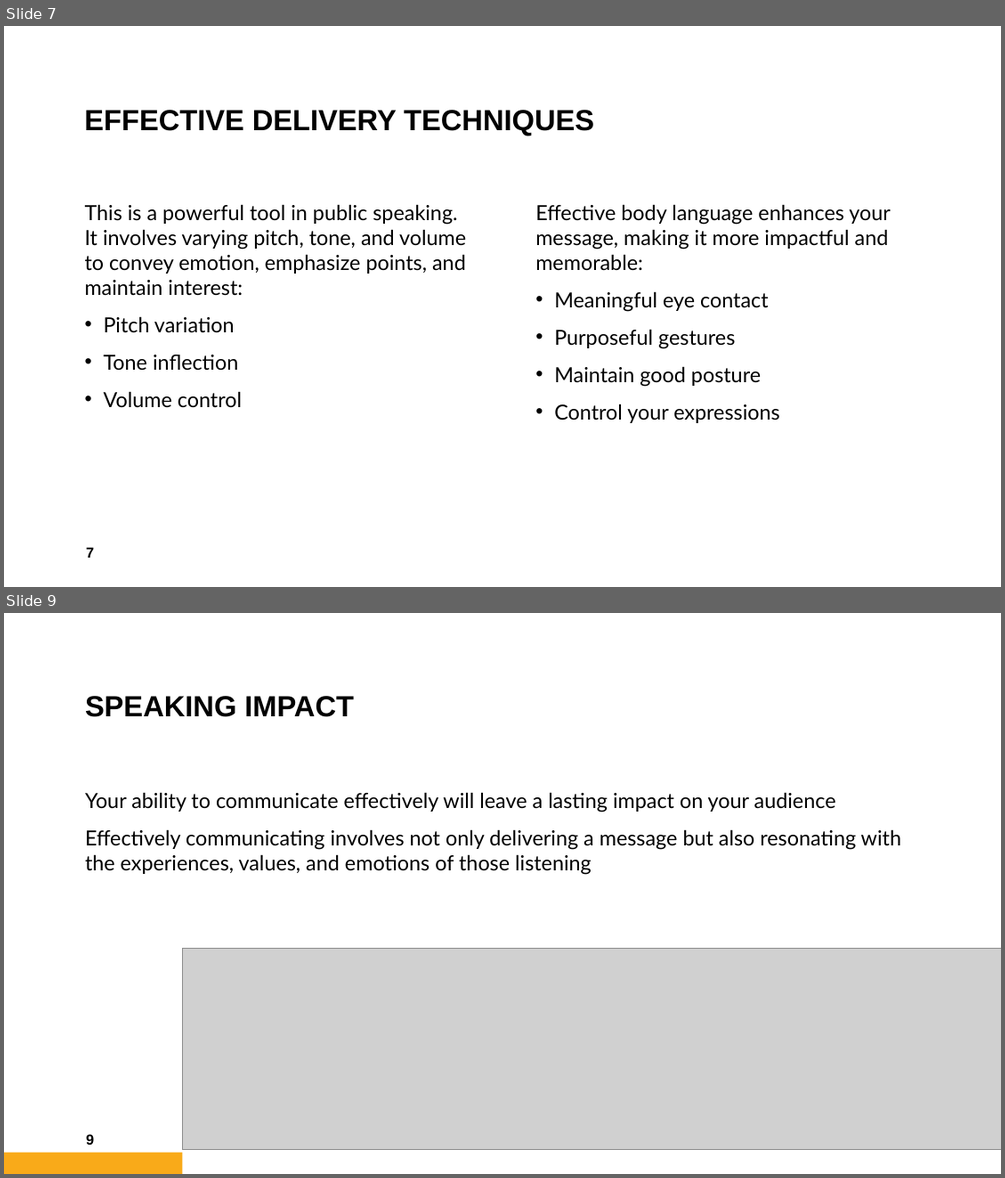
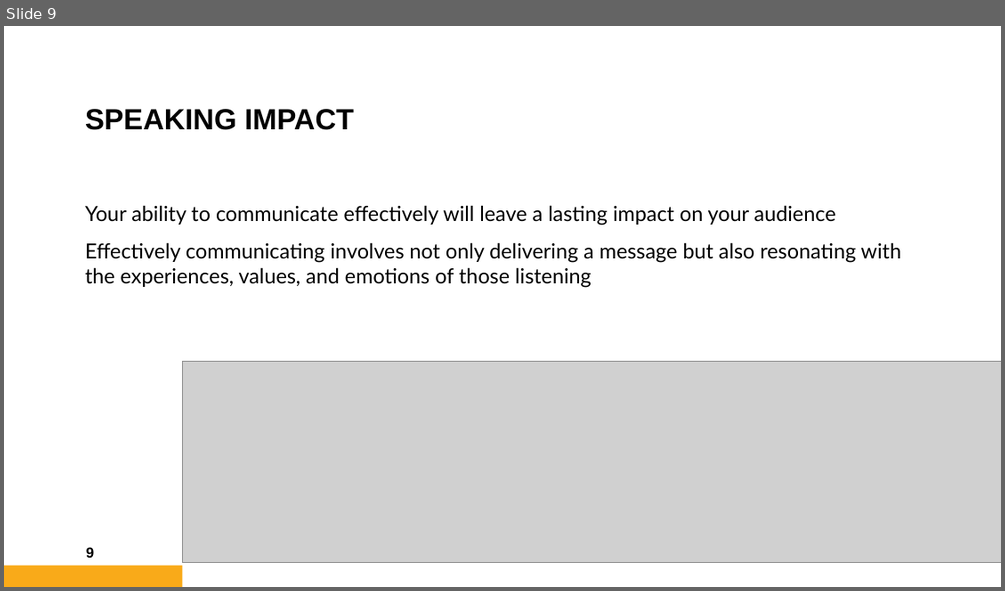
Before and after one commit to AlmightyHairball/RobotJavaClass2024, a slide deck: Presentation/Part-1.pptx. Shown one above the other, each under a label of ours: slides 7 and 9 before the commit, slide 9 after it; the slides between them are not shown. The pictures are 1005x1178 and 1005x591 pixels, drawn with LibreOffice and Linux fonts; fonts in the diff are those of the drawing; grey boxes stand for pictures; background and template pictures are left out. Boxes give left, top, right and bottom in pixels: in the first picture for what was removed or moved away, otherwise in the second. Text is boxed around its words. In the diff, an @@ line names an element or a change of style, - is before the commit and + after.

```diff
--- a/Presentation/Part-1.pptx
+++ b/Presentation/Part-1.pptx
@@ slide 7 removed at (4,26,1001,587), background #FFFFFF @@
@@ title removed at (84,110,594,135) @@
-EFFECTIVE DELIVERY TECHNIQUES
@@ text removed at (85,204,466,408) @@
-This is a powerful tool in public speaking. It involves varying pitch, tone, and volume to convey emotion, emphasize points, and maintain interest:
-  • Pitch variation
-  • Tone inflection
-  • Volume control
@@ text removed at (535,204,890,423) @@
-Effective body language enhances your message, making it more impactful and memorable:
-  • Meaningful eye contact
-  • Purposeful gestures
-  • Maintain good posture
-  • Control your expressions
@@ page number removed at (86,547,94,557) @@
-7
```
Also in this commit, not shown: 5 slides changed, 2 slides added, 1 other slide removed.
